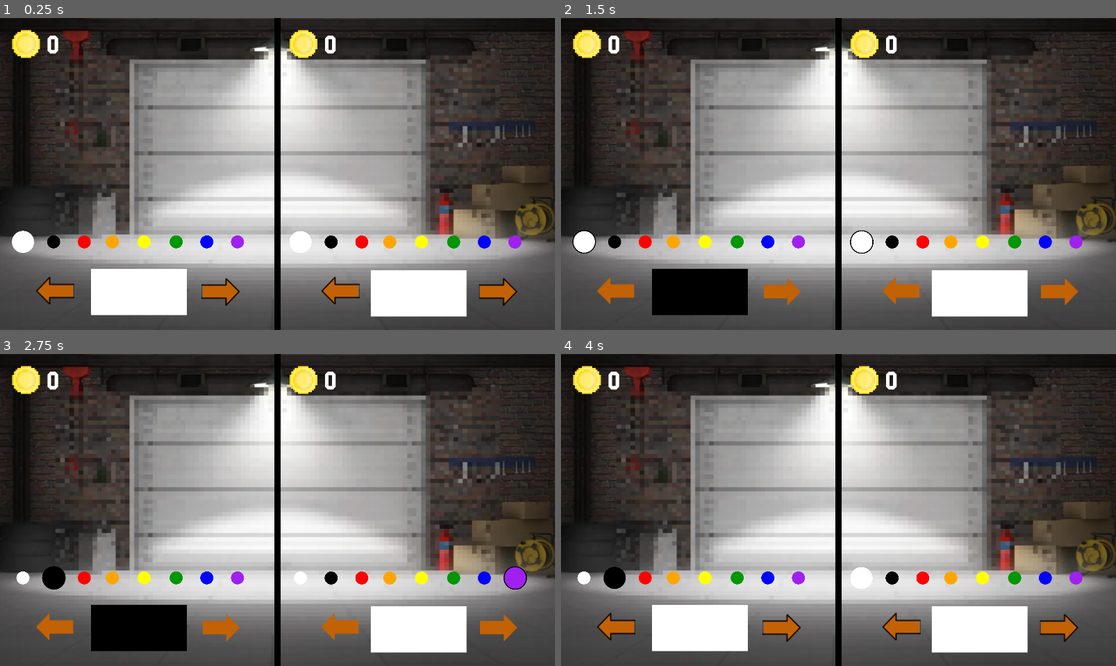
Above: before the commit, frames 1-4 (two rows, left to right).
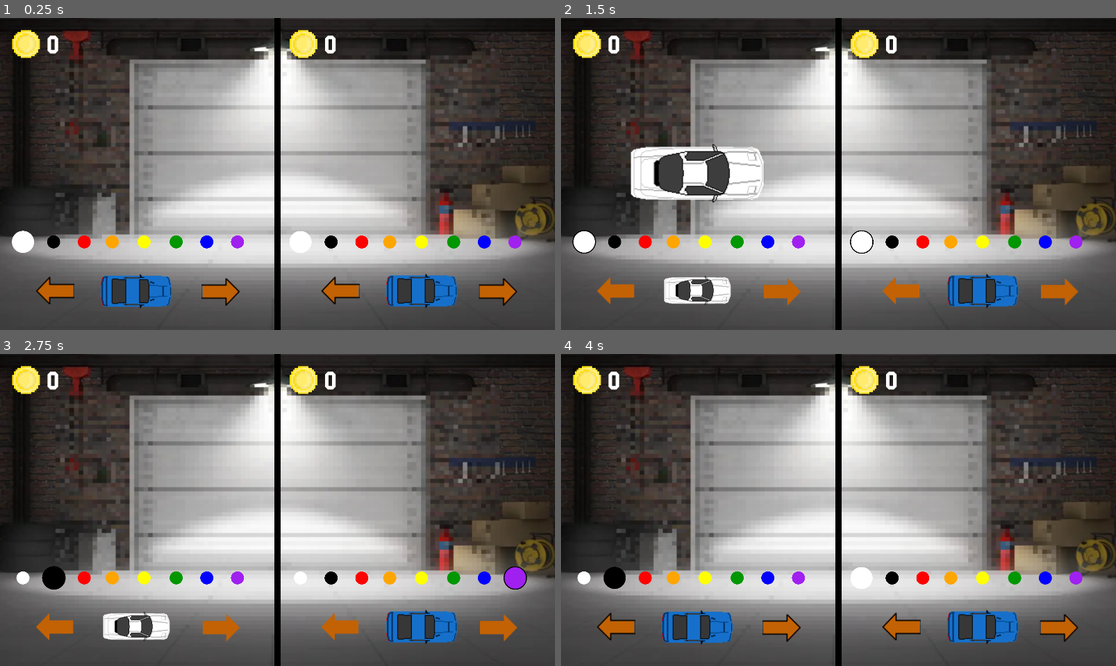
Above: after the commit, the same moments.

Repository: RoboFox031/BlazeShift
Game: Godot game, scene res://Scenes/UI/shop.tscn
Two runs of this game, one before a commit and one after it. Both use one fixed random seed, a clock stepped at 60 frames per second and the inputs below.
Inputs:
- Up to frame 1 (0.25 s): no input
- Up to frame 2 (1.5 s): tap Enter at 0.5 s; hold D (p1_right) 0.53-1.28 s; tap O (p1_start) at 0.6, 1.25 s; hold S (p1_down) from 1.28 s (still down); tap Down (p2_down) at 1.35 s
- Up to frame 3 (2.75 s): tap O (p1_start) at 2 s; release S (p1_down) at 2.03 s; hold D (p1_right) from 2.03 s (still down); tap Left (p2_left) at 2.1 s
- Up to frame 4 (4 s): tap O (p1_start) at 2.75, 3.5 s; release D (p1_right) at 2.78 s; hold W (p1_up) 2.78-3.53 s; tap Right (p2_right) at 2.85 s; hold A (p1_left) from 3.53 s (still down); tap Up (p2_up) at 3.6 s

The runs differ from the first frame. In frame 1, 5.2% of the frame differs, in the area x 16-85%, y 80-96%; in frame 2, 8.6%, in the area x 12-85%, y 40-96%; in frame 3, 5.1%; in frame 4, 5.2%.

Commit message:
changes to shop
-added final display/color changing system
-added 3 sprites(still need other colors)

Diff:
--- a/Scenes/UI/shop.tscn
+++ b/Scenes/UI/shop.tscn
@@ -1,13 +1,229 @@
-[gd_scene load_steps=9 format=3 uid="uid://j4taoq0kw7b1"]
+[gd_scene load_steps=18 format=3 uid="uid://j4taoq0kw7b1"]
 
 [ext_resource type="Script" path="res://Scripts/UI/shop.gd" id="1_6j5yt"]
 [ext_resource type="Texture2D" uid="uid://cqrmesepqwdlr" path="res://Assets/Sprites/UI/shopBackground.png" id="2_qad3o"]
 [ext_resource type="Texture2D" uid="uid://bv3prfv0yhkc" path="res://Assets/Sprites/UI/whiteCircle.png" id="3_sycxl"]
 [ext_resource type="Texture2D" uid="uid://cwie6jc02kiqw" path="res://Assets/Sprites/UI/blackRing.png" id="4_wo2en"]
 [ext_resource type="Texture2D" uid="uid://bubvui6wq7y2v" path="res://Assets/Sprites/Poweups/coin.png" id="4_wvvxd"]
+[ext_resource type="Texture2D" uid="uid://car7cfgit2wej" path="res://Assets/Sprites/Cars/Mustang Top Views/Mustang Top View-1.png (1).png" id="5_42t1h"]
 [ext_resource type="FontFile" uid="uid://itji1nhipbm" path="res://Assets/Fonts/college/collegeb.ttf" id="5_bmb0r"]
+[ext_resource type="Texture2D" uid="uid://duf88jw4jjdxy" path="res://Assets/Sprites/Cars/NSX Top View/NSX Top View-1.png.png" id="6_d54r6"]
 [ext_resource type="Texture2D" uid="uid://cdienlvw5alel" path="res://Assets/Sprites/UI/whiteArrow.png" id="7_bjm5q"]
+[ext_resource type="Texture2D" uid="uid://c224p2kh502n0" path="res://Assets/Sprites/Cars/S13 Top View/S13 Top View-1.png.png" id="7_dyvlg"]
 [ext_resource type="Texture2D" uid="uid://eod83ktvte4" path="res://Assets/Sprites/UI/blackOutlineArrow.png" id="8_o1agm"]
+
+[sub_resource type="AtlasTexture" id="AtlasTexture_feg0u"]
+atlas = ExtResource("5_42t1h")
+region = Rect2(0, 0, 192, 192)
+
+[sub_resource type="SpriteFrames" id="SpriteFrames_14jb5"]
+animations = [{
+"frames": [{
+"duration": 1.0,
+"texture": null
+}],
+"loop": true,
+"name": &"black",
+"speed": 5.0
+}, {
+"frames": [{
+"duration": 1.0,
+"texture": SubResource("AtlasTexture_feg0u")
+}],
+"loop": true,
+"name": &"blue",
+"speed": 5.0
+}, {
+"frames": [{
+"duration": 1.0,
+"texture": null
+}],
+"loop": true,
+"name": &"green",
+"speed": 5.0
+}, {
+"frames": [{
+"duration": 1.0,
+"texture": null
+}],
+"loop": true,
+"name": &"orange",
+"speed": 5.0
+}, {
+"frames": [{
+"duration": 1.0,
+"texture": null
+}],
+"loop": true,
+"name": &"purple",
+"speed": 5.0
+}, {
+"frames": [{
+"duration": 1.0,
+"texture": null
+}],
+"loop": true,
+"name": &"red",
+"speed": 5.0
+}, {
+"frames": [{
+"duration": 1.0,
+"texture": null
+}],
+"loop": true,
+"name": &"white",
+"speed": 5.0
+}, {
+"frames": [{
+"duration": 1.0,
+"texture": null
+}],
+"loop": true,
+"name": &"yellow",
+"speed": 5.0
+}]
+
+[sub_resource type="AtlasTexture" id="AtlasTexture_tw6vb"]
+atlas = ExtResource("6_d54r6")
+region = Rect2(0, 0, 192, 192)
+
+[sub_resource type="SpriteFrames" id="SpriteFrames_kme1m"]
+animations = [{
+"frames": [{
+"duration": 1.0,
+"texture": null
+}],
+"loop": true,
+"name": &"black",
+"speed": 5.0
+}, {
+"frames": [{
+"duration": 1.0,
+"texture": null
+}],
+"loop": true,
+"name": &"blue",
+"speed": 5.0
+}, {
+"frames": [{
+"duration": 1.0,
+"texture": null
+}],
+"loop": true,
+"name": &"green",
+"speed": 5.0
+}, {
+"frames": [{
+"duration": 1.0,
+"texture": null
+}],
+"loop": true,
+"name": &"orange",
+"speed": 5.0
+}, {
+"frames": [{
+"duration": 1.0,
+"texture": null
+}],
+"loop": true,
+"name": &"purple",
+"speed": 5.0
+}, {
+"frames": [{
+"duration": 1.0,
+"texture": null
+}],
+"loop": true,
+"name": &"red",
+"speed": 5.0
+}, {
+"frames": [{
+"duration": 1.0,
+"texture": SubResource("AtlasTexture_tw6vb")
+}],
+"loop": true,
+"name": &"white",
+"speed": 5.0
+}, {
+"frames": [{
+"duration": 1.0,
+"texture": null
+}],
+"loop": true,
+"name": &"yellow",
+"speed": 5.0
+}]
+
+[sub_resource type="AtlasTexture" id="AtlasTexture_rrosq"]
+atlas = ExtResource("7_dyvlg")
+region = Rect2(0, 0, 192, 192)
+
+[sub_resource type="SpriteFrames" id="SpriteFrames_58y0j"]
+animations = [{
+"frames": [{
+"duration": 1.0,
+"texture": null
+}],
+"loop": true,
+"name": &"black",
+"speed": 5.0
+}, {
+"frames": [{
+"duration": 1.0,
+"texture": null
+}],
+"loop": true,
+"name": &"blue",
+"speed": 5.0
+}, {
+"frames": [{
+"duration": 1.0,
+"texture": null
+}],
+"loop": true,
+"name": &"green",
+"speed": 5.0
+}, {
+"frames": [{
+"duration": 1.0,
+"texture": null
+}],
+"loop": true,
+"name": &"orange",
+"speed": 5.0
+}, {
+"frames": [{
+"duration": 1.0,
+"texture": null
+}],
+"loop": true,
+"name": &"purple",
+"speed": 5.0
+}, {
+"frames": [{
+"duration": 1.0,
+"texture": null
+}],
+"loop": true,
+"name": &"red",
+"speed": 5.0
+}, {
+"frames": [{
+"duration": 1.0,
+"texture": SubResource("AtlasTexture_rrosq")
+}],
+"loop": true,
+"name": &"white",
+"speed": 5.0
+}, {
+"frames": [{
+"duration": 1.0,
+"texture": null
+}],
+"loop": true,
+"name": &"yellow",
+"speed": 5.0
+}]
 
 [node name="shop" type="Node2D"]
 script = ExtResource("1_6j5yt")
@@ -26,13 +242,16 @@
 metadata/_edit_lock_ = true
 
 [node name="playerOneCarDisplay" type="Sprite2D" parent="."]
+metadata/_edit_lock_ = true
 
 [node name="playerOneCarDisplay2" type="Sprite2D" parent="."]
+metadata/_edit_lock_ = true
 
 [node name="pOneWhiteCircle" type="Sprite2D" parent="."]
 position = Vector2(79.5, 775)
 scale = Vector2(0.15, 0.15)
 texture = ExtResource("3_sycxl")
+metadata/_edit_lock_ = true
 
 [node name="Sprite2D" type="Sprite2D" parent="pOneWhiteCircle"]
 visible = false
@@ -45,6 +264,7 @@
 position = Vector2(185.5, 775)
 scale = Vector2(0.088, 0.088)
 texture = ExtResource("3_sycxl")
+metadata/_edit_lock_ = true
 
 [node name="Sprite2D" type="Sprite2D" parent="pOneBlackCircle"]
 visible = false
@@ -57,6 +277,7 @@
 position = Vector2(291.5, 775)
 scale = Vector2(0.088, 0.088)
 texture = ExtResource("3_sycxl")
+metadata/_edit_lock_ = true
 
 [node name="Sprite2D" type="Sprite2D" parent="pOneRedCircle"]
 visible = false
@@ -69,6 +290,7 @@
 position = Vector2(388.5, 775)
 scale = Vector2(0.088, 0.088)
 texture = ExtResource("3_sycxl")
+metadata/_edit_lock_ = true
 
 [node name="Sprite2D" type="Sprite2D" parent="pOneOrangeCircle"]
 visible = false
@@ -81,6 +303,7 @@
 position = Vector2(498.5, 775)
 scale = Vector2(0.088, 0.088)
 texture = ExtResource("3_sycxl")
+metadata/_edit_lock_ = true
 
 [node name="Sprite2D" type="Sprite2D" parent="pOneYellowCircle"]
 visible = false
@@ -93,6 +316,7 @@
 position = Vector2(609.5, 775)
 scale = Vector2(0.088, 0.088)
 texture = ExtResource("3_sycxl")
+metadata/_edit_lock_ = true
 
 [node name="Sprite2D" type="Sprite2D" parent="pOneGreenCircle"]
 visible = false
@@ -105,6 +329,7 @@
 position = Vector2(715.5, 775)
 scale = Vector2(0.088, 0.088)
 texture = ExtResource("3_sycxl")
+metadata/_edit_lock_ = true
 
 [node name="Sprite2D" type="Sprite2D" parent="pOneBlueCircle"]
 visible = false
@@ -117,6 +342,7 @@
 position = Vector2(821.5, 775)
 scale = Vector2(0.088, 0.088)
 texture = ExtResource("3_sycxl")
+metadata/_edit_lock_ = true
 
 [node name="Sprite2D" type="Sprite2D" parent="pOnePurpleCircle"]
 visible = false
@@ -128,6 +354,7 @@
 position = Vector2(1039.53, 775.396)
 scale = Vector2(0.15, 0.15)
 texture = ExtResource("3_sycxl")
+metadata/_edit_lock_ = true
 
 [node name="Sprite2D" type="Sprite2D" parent="pTwoWhiteCircle"]
 visible = false
@@ -140,6 +367,7 @@
 position = Vector2(1145.53, 775.396)
 scale = Vector2(0.088, 0.088)
 texture = ExtResource("3_sycxl")
+metadata/_edit_lock_ = true
 
 [node name="Sprite2D" type="Sprite2D" parent="pTwoBlackCircle"]
 visible = false
@@ -152,6 +380,7 @@
 position = Vector2(1251.53, 775.396)
 scale = Vector2(0.088, 0.088)
 texture = ExtResource("3_sycxl")
+metadata/_edit_lock_ = true
 
 [node name="Sprite2D" type="Sprite2D" parent="pTwoRedCircle"]
 visible = false
@@ -164,6 +393,7 @@
 position = Vector2(1348.53, 775.396)
 scale = Vector2(0.088, 0.088)
 texture = ExtResource("3_sycxl")
+metadata/_edit_lock_ = true
 
 [node name="Sprite2D" type="Sprite2D" parent="pTwoOrangeCircle"]
 visible = false
@@ -176,6 +406,7 @@
 position = Vector2(1458.53, 775.396)
 scale = Vector2(0.088, 0.088)
 texture = ExtResource("3_sycxl")
+metadata/_edit_lock_ = true
 
 [node name="Sprite2D" type="Sprite2D" parent="pTwoYellowCircle"]
 visible = false
@@ -188,6 +419,7 @@
 position = Vector2(1569.53, 775.396)
 scale = Vector2(0.088, 0.088)
 texture = ExtResource("3_sycxl")
+metadata/_edit_lock_ = true
 
 [node name="Sprite2D" type="Sprite2D" parent="pTwoGreenCircle"]
 visible = false
@@ -200,6 +432,7 @@
 position = Vector2(1675.53, 775.396)
 scale = Vector2(0.088, 0.088)
 texture = ExtResource("3_sycxl")
+metadata/_edit_lock_ = true
 
 [node name="Sprite2D" type="Sprite2D" parent="pTwoBlueCircle"]
 visible = false
@@ -212,6 +445,7 @@
 position = Vector2(1781.53, 775.396)
 scale = Vector2(0.088, 0.088)
 texture = ExtResource("3_sycxl")
+metadata/_edit_lock_ = true
 
 [node name="Sprite2D" type="Sprite2D" parent="pTwoPurpleCircle"]
 visible = false
@@ -219,67 +453,45 @@
 scale = Vector2(1.3, 1.3)
 texture = ExtResource("4_wo2en")
 
-[node name="pOneCarOne" type="ColorRect" parent="."]
-offset_left = 437.0
-offset_top = 927.0
-offset_right = 520.0
-offset_bottom = 967.0
-scale = Vector2(4, 4)
-pivot_offset = Vector2(41, 19.75)
-metadata/_edit_lock_ = true
-
-[node name="pOneCarTwo" type="ColorRect" parent="."]
-visible = false
-self_modulate = Color(0, 0, 0, 1)
-offset_left = 437.0
-offset_top = 927.0
-offset_right = 520.0
-offset_bottom = 967.0
-scale = Vector2(4, 4)
-pivot_offset = Vector2(41, 19.75)
-metadata/_edit_lock_ = true
-
-[node name="pOneCarThree" type="ColorRect" parent="."]
-visible = false
-self_modulate = Color(0.15073, 0.0933183, 0.999832, 1)
-offset_left = 437.0
-offset_top = 927.0
-offset_right = 520.0
-offset_bottom = 967.0
-scale = Vector2(4, 4)
-pivot_offset = Vector2(41, 19.75)
-metadata/_edit_lock_ = true
-
-[node name="pTwoCarOne" type="ColorRect" parent="."]
-offset_left = 1405.0
-offset_top = 932.25
-offset_right = 1488.0
-offset_bottom = 972.25
-scale = Vector2(4, 4)
-pivot_offset = Vector2(41, 19.75)
-metadata/_edit_lock_ = true
-
-[node name="pTwoCarTwo" type="ColorRect" parent="."]
-visible = false
-self_modulate = Color(0, 0, 0, 1)
-offset_left = 1405.0
-offset_top = 932.25
-offset_right = 1488.0
-offset_bottom = 972.25
-scale = Vector2(4, 4)
-pivot_offset = Vector2(41, 19.75)
-metadata/_edit_lock_ = true
-
-[node name="pTwoCarThree" type="ColorRect" parent="."]
-visible = false
-self_modulate = Color(0.14902, 0.0941176, 1, 1)
-offset_left = 1405.0
-offset_top = 932.25
-offset_right = 1488.0
-offset_bottom = 972.25
-scale = Vector2(4, 4)
-pivot_offset = Vector2(41, 19.75)
-metadata/_edit_lock_ = true
+[node name="pOneCarOne" type="Sprite2D" parent="."]
+position = Vector2(404, 972)
+rotation = 1.5708
+scale = Vector2(2.5, 2.5)
+texture = ExtResource("5_42t1h")
+
+[node name="pOneCarTwo" type="Sprite2D" parent="."]
+visible = false
+position = Vector2(453, 977)
+rotation = 3.14159
+scale = Vector2(1.5, 1.5)
+texture = ExtResource("6_d54r6")
+
+[node name="pOneCarThree" type="Sprite2D" parent="."]
+visible = false
+position = Vector2(465, 924)
+rotation = 3.14159
+scale = Vector2(2, 2)
+texture = ExtResource("7_dyvlg")
+
+[node name="pTwoCarOne" type="Sprite2D" parent="."]
+position = Vector2(1392, 971)
+rotation = 1.5708
+scale = Vector2(2.5, 2.5)
+texture = ExtResource("5_42t1h")
+
+[node name="pTwoCarTwo" type="Sprite2D" parent="."]
+visible = false
+position = Vector2(1443, 977)
+rotation = 3.14159
+scale = Vector2(1.5, 1.5)
+texture = ExtResource("6_d54r6")
+
+[node name="pTwoCarThree" type="Sprite2D" parent="."]
+visible = false
+position = Vector2(1455, 924)
+rotation = 3.14159
+scale = Vector2(2, 2)
+texture = ExtResource("7_dyvlg")
 
 [node name="pOneCoin" type="Sprite2D" parent="."]
 position = Vector2(90, 90)
@@ -323,6 +535,7 @@
 scale = Vector2(2, 2)
 texture = ExtResource("7_bjm5q")
 offset = Vector2(9, 28)
+metadata/_edit_lock_ = true
 
 [node name="pOneOutlineArrow" type="Sprite2D" parent="pOneRightArrow"]
 scale = Vector2(1.03, 1.03)
@@ -336,6 +549,7 @@
 scale = Vector2(2, 2)
 texture = ExtResource("7_bjm5q")
 offset = Vector2(9, 28)
+metadata/_edit_lock_ = true
 
 [node name="pOneOutlineArrow" type="Sprite2D" parent="pOneLeftArrow"]
 scale = Vector2(1.03, 1.03)
@@ -348,6 +562,7 @@
 scale = Vector2(2, 2)
 texture = ExtResource("7_bjm5q")
 offset = Vector2(9, 28)
+metadata/_edit_lock_ = true
 
 [node name="pOneOutlineArrow" type="Sprite2D" parent="pTwoRightArrow"]
 scale = Vector2(1.03, 1.03)
@@ -361,8 +576,55 @@
 scale = Vector2(2, 2)
 texture = ExtResource("7_bjm5q")
 offset = Vector2(9, 28)
+metadata/_edit_lock_ = true
 
 [node name="pOneOutlineArrow" type="Sprite2D" parent="pTwoLeftArrow"]
 scale = Vector2(1.03, 1.03)
 texture = ExtResource("8_o1agm")
 offset = Vector2(8, 28)
+
+[node name="pOneCarOneFinal" type="AnimatedSprite2D" parent="."]
+position = Vector2(353, 589)
+rotation = 1.5708
+scale = Vector2(4.5, 4.5)
+sprite_frames = SubResource("SpriteFrames_14jb5")
+animation = &"orange"
+
+[node name="pOneCarTwoFinal" type="AnimatedSprite2D" parent="."]
+visible = false
+position = Vector2(434, 605)
+rotation = 3.14159
+scale = Vector2(3, 3)
+sprite_frames = SubResource("SpriteFrames_kme1m")
+animation = &"black"
+
+[node name="pOneCarThreeFinal" type="AnimatedSprite2D" parent="."]
+visible = false
+position = Vector2(466, 497)
+rotation = 3.14159
+scale = Vector2(4, 4)
+sprite_frames = SubResource("SpriteFrames_58y0j")
+animation = &"black"
+
+[node name="pTwoCarOneFinal" type="AnimatedSprite2D" parent="."]
+position = Vector2(1319, 589)
+rotation = 1.5708
+scale = Vector2(4.5, 4.5)
+sprite_frames = SubResource("SpriteFrames_14jb5")
+animation = &"white"
+
+[node name="pTwoCarTwoFinal" type="AnimatedSprite2D" parent="."]
+visible = false
+position = Vector2(1400, 605)
+rotation = 3.14159
+scale = Vector2(3, 3)
+sprite_frames = SubResource("SpriteFrames_kme1m")
+animation = &"white"
+
+[node name="pTwoCarThreeFinal" type="AnimatedSprite2D" parent="."]
+visible = false
+position = Vector2(1432, 497)
+rotation = 3.14159
+scale = Vector2(4, 4)
+sprite_frames = SubResource("SpriteFrames_58y0j")
+animation = &"green"
--- a/Scripts/UI/shop.gd
+++ b/Scripts/UI/shop.gd
@@ -42,19 +42,33 @@
 @onready var pTwoBlue = $pTwoBlueCircle
 @onready var pTwoPurple = $pTwoPurpleCircle
 
+@onready var pOneCarOneFinal = $pOneCarOneFinal
+@onready var pOneCarTwoFinal = $pOneCarTwoFinal
+@onready var pOneCarThreeFinal = $pOneCarThreeFinal
+
+@onready var pTwoCarOneFinal = $pTwoCarOneFinal
+@onready var pTwoCarTwoFinal = $pTwoCarTwoFinal
+@onready var pTwoCarThreeFinal = $pTwoCarThreeFinal
+
 var pOneColors: Array
 var pTwoColors: Array
 var pOneCars: Array
 var pTwoCars: Array
+var pOneCarsFinal: Array
+var pTwoCarsFinal: Array
+
+var colors: Array = ["white", "black", "red", "orange", "yellow", "green", "blue", "purple"]
 
 func _ready() -> void:
 	pOneColors = [pOneWhite, pOneBlack, pOneRed, pOneOrange, pOneYellow, pOneGreen, pOneBlue, pOnePurple]
 	pTwoColors = [pTwoWhite, pTwoBlack, pTwoRed, pTwoOrange, pTwoYellow, pTwoGreen, pTwoBlue, pTwoPurple]
 	pOneCars = [pOneCarOne, pOneCarTwo, pOneCarThree]
 	pTwoCars = [pTwoCarOne, pTwoCarTwo, pTwoCarThree]
+	pOneCarsFinal = [pOneCarOneFinal, pOneCarTwoFinal, pOneCarThreeFinal]
+	pTwoCarsFinal = [pTwoCarOneFinal, pTwoCarTwoFinal, pTwoCarThreeFinal]
 	_updateCarDisplay(pOneCars[pOneCarSelection],pTwoCars[pTwoCarSelection])
 	_updateColorDisplay(pOneColors[pOneColorSelected],pTwoColors[pTwoColorSelected])
-
+	_updateFinalDisplay(pOneCarsFinal[pOneCarSelection],pTwoCarsFinal[pTwoCarSelection],pOneColors[pOneColorSelected],pTwoColors[pTwoColorSelected])
 func _process(delta: float) -> void:
 	if Input.is_action_just_pressed("p1_down") or Input.is_action_just_pressed("p1_up"):
 		if pOneOptionSelected == "car":
@@ -152,6 +166,8 @@
 			c.visible = true
 		else:
 			c.visible = false
+	_updateFinalDisplay(pOneCarsFinal[pOneCarSelection],pTwoCarsFinal[pTwoCarSelection],pOneColors[pOneColorSelected],pTwoColors[pTwoColorSelected])
+
 
 func _updateColorDisplay(pOneColor,pTwoColor):
 	if pOneOptionSelected == "color":
@@ -174,3 +190,20 @@
 				c.scale.x = .088
 				c.scale.y = .088
 				c.get_child(0).visible = false
+	_updateFinalDisplay(pOneCarsFinal[pOneCarSelection],pTwoCarsFinal[pTwoCarSelection],pOneColors[pOneColorSelected],pTwoColors[pTwoColorSelected])
+
+
+func _updateFinalDisplay(pOneCar,pTwoCar,pOneColor,pTwoColor):
+	for c in pOneCarsFinal:
+		if c == pOneCar:
+			c.visible = true
+			c.play(colors[pOneColorSelected])
+			print(colors[pOneColorSelected])
+		else:
+			c.visible = false
+	for c in pTwoCarsFinal:
+		if c == pTwoCar:
+			c.visible = true
+			c.play(colors[pTwoColorSelected])
+		else:
+			c.visible = false
Not shown, added: Assets/Sprites/Cars/Mustang Top Views/Mustang Top View-1.png (1).png.import
Not shown, added: Assets/Sprites/Cars/NSX Top View/NSX Top View-1.png.png.import
Not shown, added: Assets/Sprites/Cars/S13 Top View/S13 Top View-1.png.png.import
Not shown, removed: Assets/placeholder.txt
